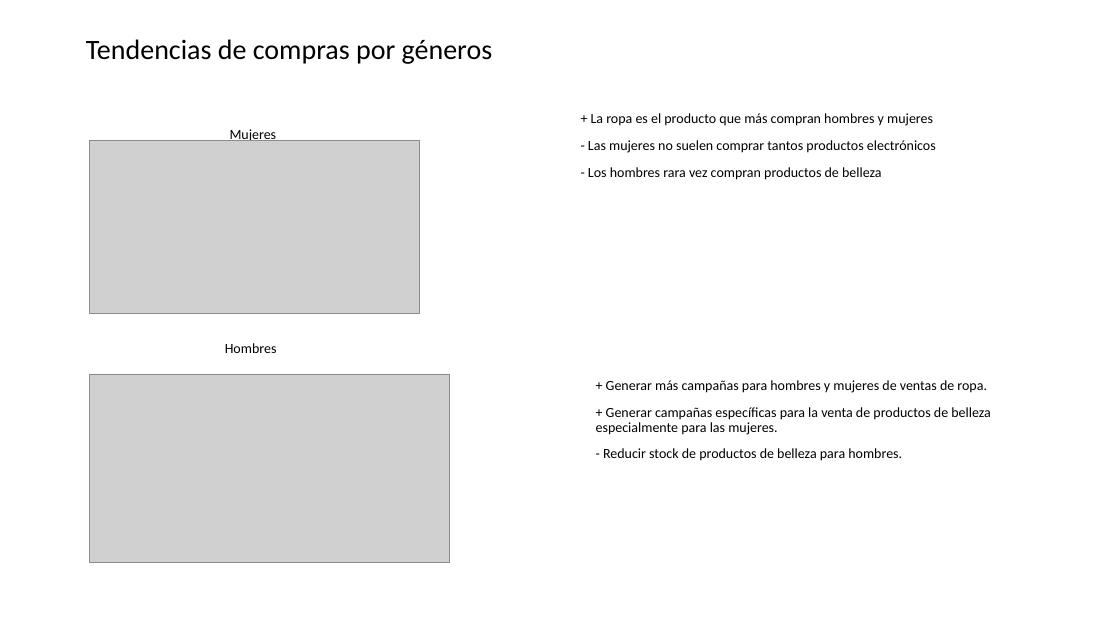
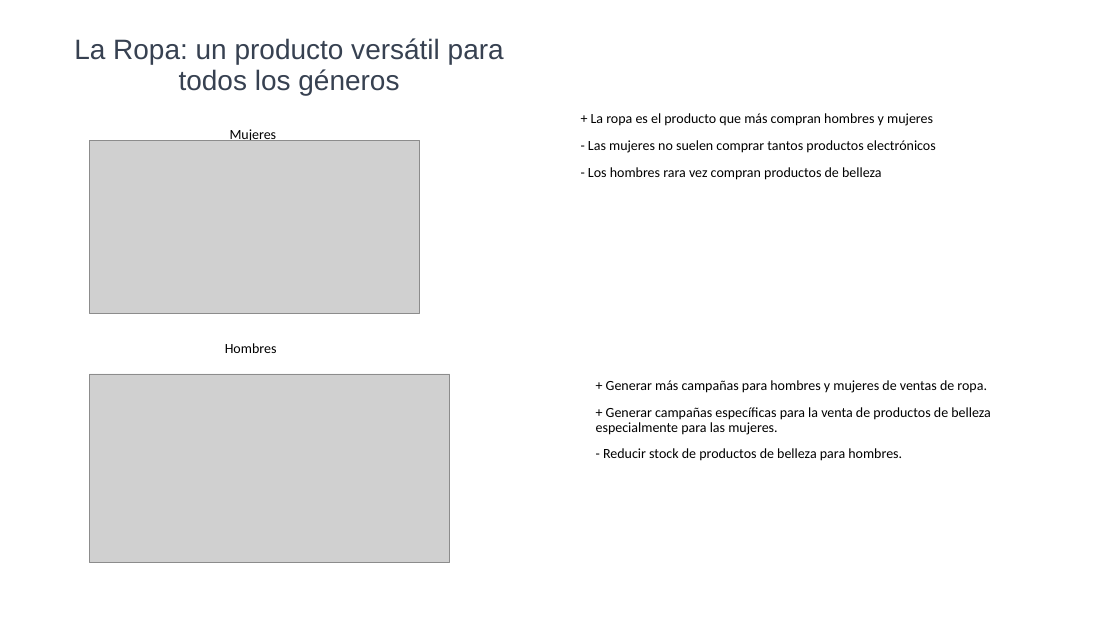
Before and after one commit to JNocetti/BI_Project, a slide deck: slide 3 of Presentación.pptx. Drawn at 1120x630 pixels with LibreOffice and Linux fonts; fonts in the diff are those of the drawing; grey boxes stand for pictures. Boxes give left, top, right and bottom in pixels: in the first picture for what was removed or moved away, otherwise in the second. Text is boxed around its words. In the diff, an @@ line names an element or a change of style, - is before the commit and + after.

```diff
--- a/Presentación.pptx
+++ b/Presentación.pptx
@@ subtitle at box(74, 38, 504, 95): text changed; font Calibri to Arial; text colour #000000 to #374151 @@
-Tendencias de compras por géneros
+La Ropa: un producto versátil para todos los géneros
```
Also in this commit, not shown: 1 other slide changed, 4 other files.
